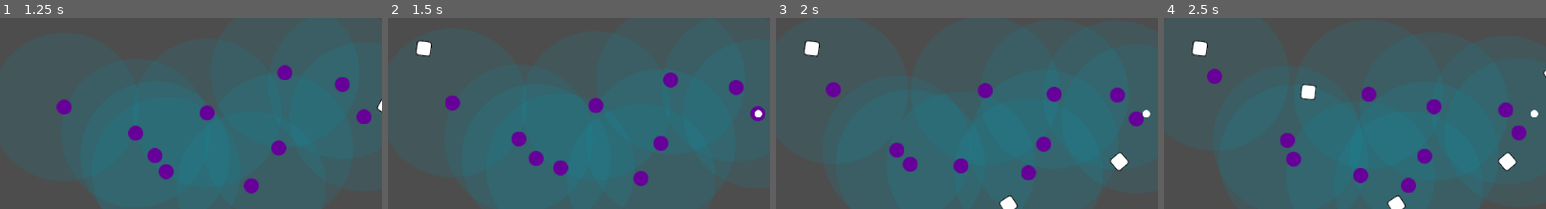
Above: before the commit, frames 1-4 (left to right).
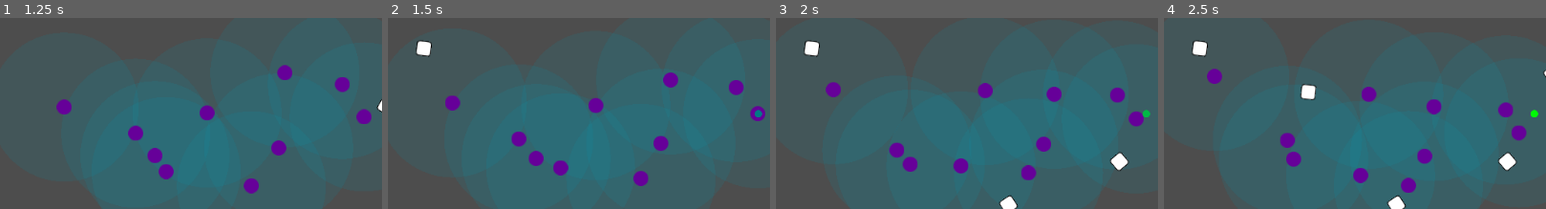
Above: after the commit, the same moments.

Repository: wivest/Natural-Selection
Game: Godot game, scene res://scenes/field.tscn
Same seed, same stepped clock (60 frames per second), same inputs: the game is played once before the commit and once after it.
Inputs:
- Up to frame 1 (1.25 s): no input
- Up to frame 2 (1.5 s): no input
- Up to frame 3 (2 s): no input
- Up to frame 4 (2.5 s): no input
The pictures show only the part of the screen within x 25-75%, y 21-71%; the shares and areas given below are measured in that part.

Frame 1 is identical in both runs. In frame 2, less than 0.1% of the frame differs, in the area x 96-98%, y 48-52%; in frame 3, less than 0.1%; in frame 4, less than 0.1%.

Commit message:
feat: add color of Cocoon based on the time left

Diff:
--- a/scenes/cocoon/cocoon.gd
+++ b/scenes/cocoon/cocoon.gd
@@ -1,6 +1,10 @@
 class_name Cocoon extends Sprite2D
 
 signal incubated(cocoon_position: Vector2, genome: Genome)
+
+const INCUBATION_TIME_CAP: float = 2
+
+@export var incubation_color: Gradient
 
 var genome: Genome
 
@@ -9,6 +13,9 @@
 func _ready():
 	timer.start(genome.incubation_time.value)
 
+func _process(_delta):
+	modulate = incubation_color.sample(timer.time_left / INCUBATION_TIME_CAP)
+
 func _on_timer_timeout():
 	incubated.emit(position, genome)
 	queue_free()
--- a/scenes/cocoon/cocoon.tscn
+++ b/scenes/cocoon/cocoon.tscn
@@ -1,12 +1,16 @@
-[gd_scene load_steps=3 format=3 uid="uid://fndcloo5xbk4"]
+[gd_scene load_steps=4 format=3 uid="uid://fndcloo5xbk4"]
 
 [ext_resource type="Script" path="res://scenes/cocoon/cocoon.gd" id="1_3mpes"]
 [ext_resource type="Texture2D" uid="uid://dnsmqyu8b61jy" path="res://scenes/cocoon/cocoon.png" id="1_6sjj7"]
+
+[sub_resource type="Gradient" id="Gradient_sha7p"]
+colors = PackedColorArray(0, 1, 0, 1, 0, 0, 1, 1)
 
 [node name="Cocoon" type="Sprite2D"]
 scale = Vector2(0.5, 0.5)
 texture = ExtResource("1_6sjj7")
 script = ExtResource("1_3mpes")
+incubation_color = SubResource("Gradient_sha7p")
 
 [node name="Timer" type="Timer" parent="."]
 
